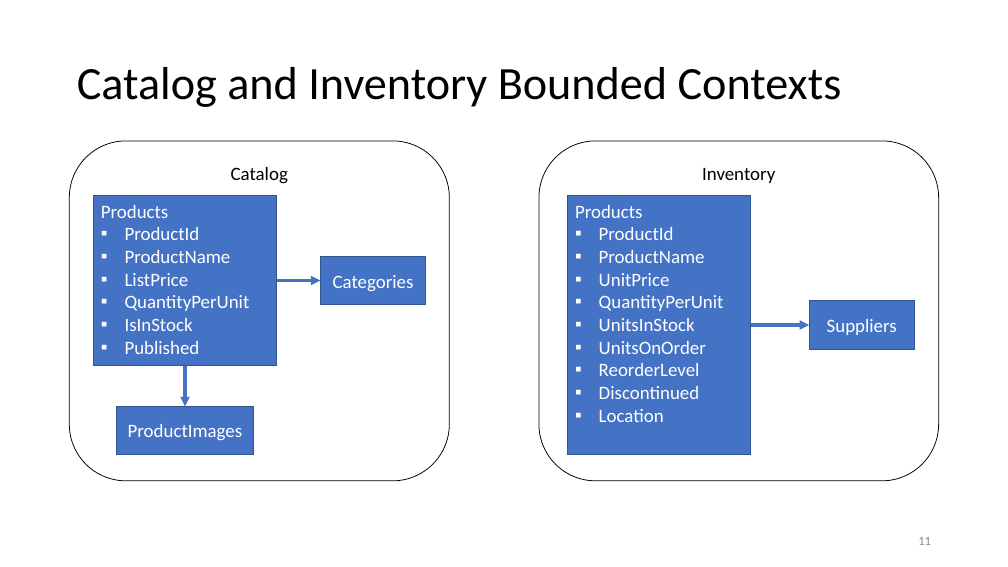
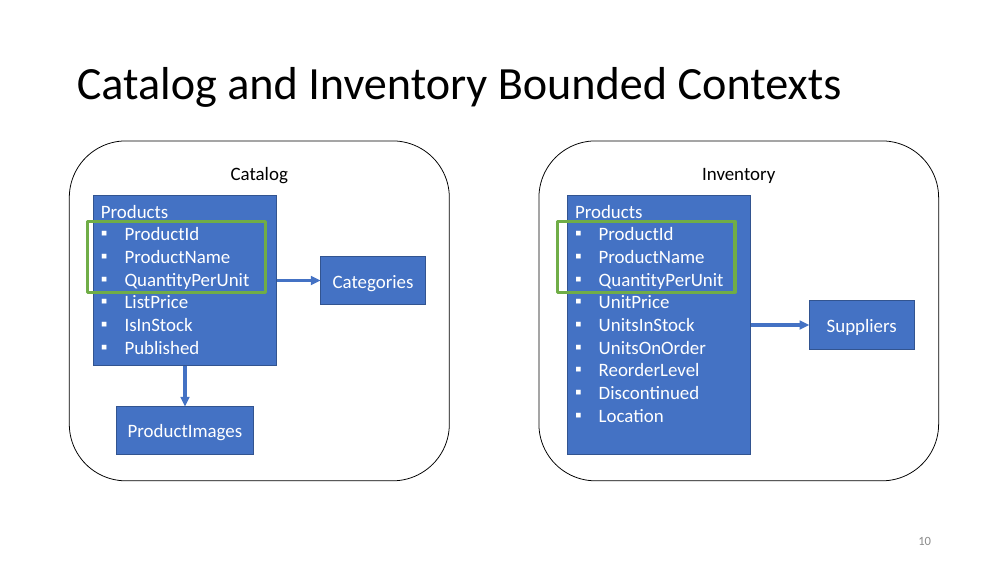
Before and after one commit to jpenniman/java-ms-training, a slide deck: slide 10 of slide-decks/microservices-RI.pptx (slide 11 before the commit). Drawn at 1008x567 pixels with LibreOffice and Linux fonts; fonts in the diff are those of the drawing; background and template pictures are left out. Boxes give left, top, right and bottom in pixels: in the first picture for what was removed or moved away, otherwise in the second. Text is boxed around its words. In the diff, an @@ line names an element or a change of style, - is before the commit and + after.

```diff
--- a/slide-decks/microservices-RI.pptx
+++ b/slide-decks/microservices-RI.pptx
@@ rectangle added at (88,222,265,293), outline #70AD47 3 pt @@
@@ rectangle added at (557,222,735,293), outline #70AD47 3 pt @@
@@ text in rectangle at (125,273,250,289): paragraph added @@
+▪ QuantityPerUnit
@@ text in rectangle at (125,295,250,311): paragraph removed @@
-▪ QuantityPerUnit
@@ text in rectangle at (599,273,724,289): paragraph added @@
+▪ QuantityPerUnit
@@ text in rectangle at (599,295,724,311): paragraph removed @@
-▪ QuantityPerUnit
@@ page number at (918,537,931,545): text changed @@
-11
+10
```
Also in this commit, not shown: 6 other slides changed, 1 slide added, 1 slide removed.
